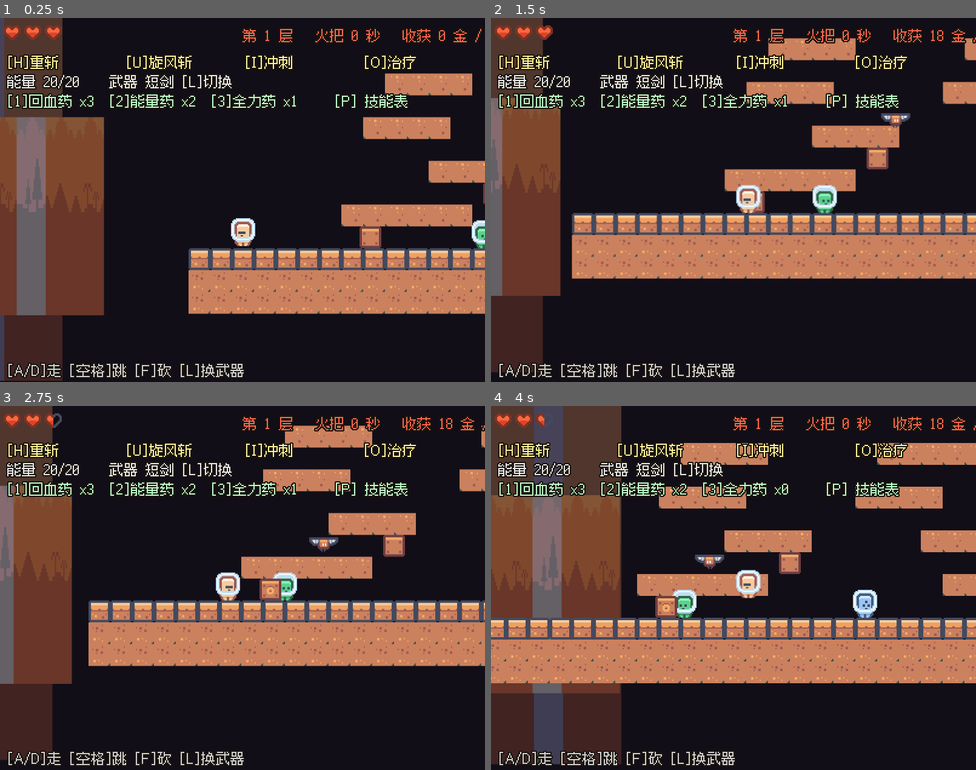
Above: before the commit, frames 1-4 (two rows, left to right).
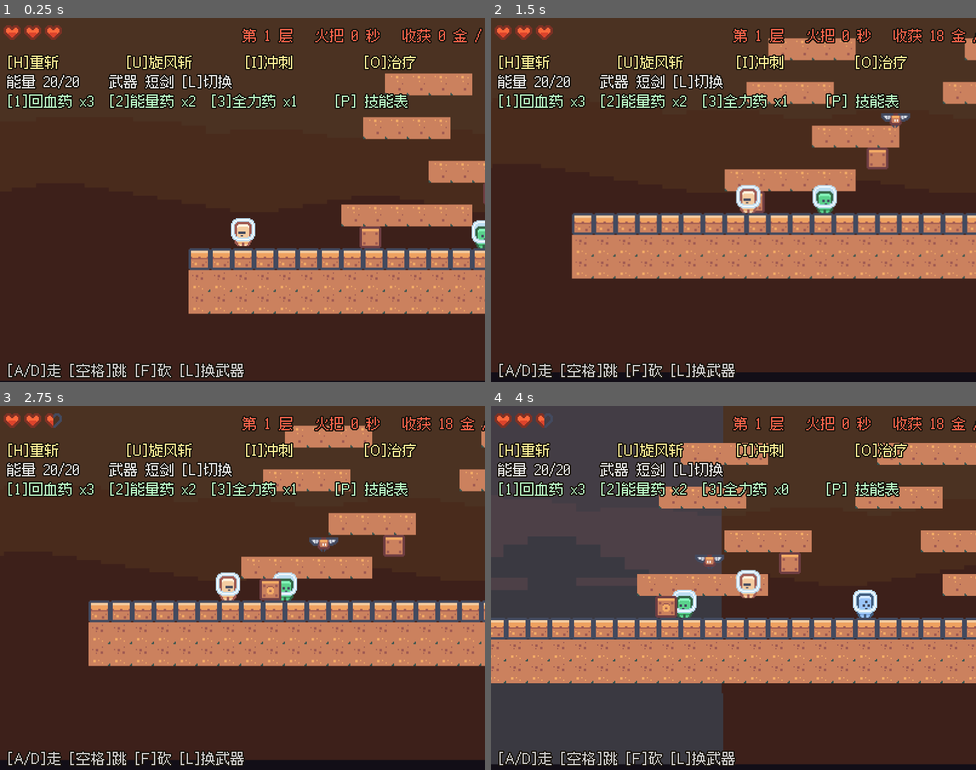
Above: after the commit, the same moments.

Repository: 01821/farm-fight-game
Game: Godot game, scene res://Scenes/Mine/mine_level.tscn
Two runs of this game, one before a commit and one after it. Both use one fixed random seed, a clock stepped at 60 frames per second and the inputs below. This scene is started directly instead of the project's main scene. Sound files missing from this copy of the repository are replaced by a short silence.
Inputs (mouse positions are in pixels of both pictures, inside the frame that each line leads up to):
- Up to frame 1 (0.25 s): no input
- Up to frame 2 (1.5 s): move the mouse to (840, 181) at 0.52 s; hold Q (cycle_item) 0.53-1.28 s; hold D (right) from 0.53 s (still down); click (840, 181) at 0.67 s; tap Space (jump) at 0.77 s; move the mouse to (636, 218) at 1.27 s; tap 1 (item_1) at 1.35 s
- Up to frame 3 (2.75 s): tap Space (jump) at 1.52 s; move the mouse to (291, 507) at 2.02 s; release D (right) at 2.03 s; hold A (left) from 2.03 s (still down); tap 2 (item_2) at 2.1 s
- Up to frame 4 (4 s): move the mouse to (709, 660) at 2.77 s; release A (left) at 2.78 s; hold D (right) from 2.78 s (still down); tap 3 (item_3) at 2.85 s; click (709, 660) at 2.92 s; tap Space (jump) at 3.02, 3.77 s; move the mouse to (879, 642) at 3.52 s; hold 4 (seed_4) from 3.53 s (still down)

The runs differ from the first frame. In frame 1, 72% of the frame differs, in the area x 0-100%, y 0-100%; in frame 2, 65%; in frame 3, 66%; in frame 4, 62%.

Commit message:
fix(mine): 挥砍特效改细月牙 / 闪白别过曝 / Boss 血条让开药瓶行 / 背景铺满

Diff:
--- a/Scenes/Mine/mine_hud.tscn
+++ b/Scenes/Mine/mine_hud.tscn
@@ -114,32 +114,34 @@
 theme_override_font_sizes/font_size = 12
 
 ; Boss 血条：只有 Boss 醒了才显示。名字在上，条在下。
+; ⚠️ Boss 血条原来在 y 68-86，**正好压在药瓶那行（y≈63-78）上** ——
+;    「采掘机械 11/24」和「[2]能量药 ×2」叠在一起。整个往下挪到药瓶行下面。
 [node name="BossLabel" type="Label" parent="."]
-visible = false
-offset_left = 60.0
-offset_top = 68.0
-offset_right = 340.0
-offset_bottom = 86.0
-theme_override_colors/font_color = Color(1, 0.85, 0.7, 1)
-theme_override_colors/font_outline_color = Color(0.1, 0.08, 0.05, 1)
-theme_override_constants/outline_size = 4
-theme_override_font_sizes/font_size = 12
-horizontal_alignment = 1
-
-[node name="BossBackdrop" type="ColorRect" parent="."]
 visible = false
 offset_left = 60.0
 offset_top = 88.0
 offset_right = 340.0
-offset_bottom = 102.0
+offset_bottom = 106.0
+theme_override_colors/font_color = Color(1, 0.85, 0.7, 1)
+theme_override_colors/font_outline_color = Color(0.1, 0.08, 0.05, 1)
+theme_override_constants/outline_size = 4
+theme_override_font_sizes/font_size = 12
+horizontal_alignment = 1
+
+[node name="BossBackdrop" type="ColorRect" parent="."]
+visible = false
+offset_left = 60.0
+offset_top = 108.0
+offset_right = 340.0
+offset_bottom = 122.0
 color = Color(0.1, 0.06, 0.06, 0.85)
 
 [node name="BossFill" type="ColorRect" parent="."]
 visible = false
 offset_left = 62.0
-offset_top = 90.0
+offset_top = 110.0
 offset_right = 338.0
-offset_bottom = 100.0
+offset_bottom = 120.0
 color = Color(0.85, 0.25, 0.2, 1)
 
 ; 受击边框：四条 14px 的边条围成一圈。
--- a/Scenes/Mine/mine_level.tscn
+++ b/Scenes/Mine/mine_level.tscn
@@ -71,26 +71,40 @@
 
 [node name="FarLayer" type="ParallaxLayer" parent="Parallax"]
 motion_scale = Vector2(0.1, 0.25)
-motion_mirroring = Vector2(72, 0)
+motion_mirroring = Vector2(432, 0)
 
+; ⚠️ 背景这块踩了四轮，结论写在这儿：
+;    ① `motion_mirroring` 的周期**不是屏幕空间**的。这一层 motion_scale.x = 0.1，
+;       写 72 时屏幕上只看得见一块、右边全黑（周期被放大到远远超过屏幕宽）。
+;       我按"周期 ÷ motion_scale"折算成 2.4 / 7.68 去试，也不对 ——
+;       还是只出现几条独立的带子。**这个属性怎么算我到现在也没搞明白**，
+;       所以最后**不依赖它了**。
+;    ② 改"把图拉宽硬盖住屏幕"之后盖是盖住了，但出现了大色块拼贴。
+;       根因**不是几何、是颜色**：Far 是紫调 (0.32,0.27,0.36)、
+;       Near 是暖调 (0.52,0.42,0.44)，两层叠在一起时各自的矩形边界因为颜色不同才显形。
+;    ③ 最终做法：**两层调成同一个色**，再把图放大到绝对盖满（72 × 20 = 1440px
+;       远大于屏幕 400px + 视差偏移），边界就落在屏幕外了。
+;       视差本身照样在 —— 两层竖向比例不同（4.2 vs 3.4），
+;       后层的山尖会从前层的山影后面露出来，这就是深度。
 [node name="Far" type="Sprite2D" parent="Parallax/FarLayer"]
-modulate = Color(0.32, 0.27, 0.36, 1)
+modulate = Color(0.3, 0.25, 0.28, 1)
 position = Vector2(0, 150)
-scale = Vector2(1, 4.2)
+scale = Vector2(20, 4.2)
 texture = ExtResource("14_bg")
 region_enabled = true
 region_rect = Rect2(72, 0, 72, 72)
 
 [node name="NearLayer" type="ParallaxLayer" parent="Parallax"]
 motion_scale = Vector2(0.32, 0.55)
-motion_mirroring = Vector2(72, 0)
+motion_mirroring = Vector2(432, 0)
 
 [node name="Near" type="Sprite2D" parent="Parallax/NearLayer"]
-modulate = Color(0.52, 0.42, 0.44, 1)
+modulate = Color(0.3, 0.25, 0.28, 1)
 position = Vector2(0, 168)
-scale = Vector2(1, 3.4)
+scale = Vector2(20, 3.4)
 texture = ExtResource("14_bg")
 region_enabled = true
+region_rect = Rect2(96, 0, 72, 72)
 region_rect = Rect2(72, 24, 72, 48)
 
 [node name="Terrain" type="TileMapLayer" parent="."]
--- a/Scenes/Mine/mine_player.tscn
+++ b/Scenes/Mine/mine_player.tscn
@@ -37,12 +37,16 @@
 [node name="CollisionShape2D" type="CollisionShape2D" parent="AttackBox"]
 shape = SubResource("RectangleShape2D_atk")
 
+; 挥砍特效：一道细月牙。
+; ⚠️ 原来这里是 24×38 的**大月牙、纯白 0.8 不透明** —— 对 24×24 的角色来说
+;    等于整个人被裹进一团白雾里，看不出是在挥剑（robot 拍的胶片里一眼就能看见）。
+;    改小、改细、降透明度，让它像"一道光扫过去"而不是"一堆白色"。
 [node name="Slash" type="Polygon2D" parent="."]
 visible = false
 z_index = 1
-position = Vector2(10, -12)
-color = Color(1, 1, 1, 0.8)
-polygon = PackedVector2Array(0, -16, 7, -11, 11, -4, 12, 4, 11, 12, 7, 18, 0, 22, -2, 13, -4, 6, -5, 0, -4, -6, -2, -13)
+position = Vector2(9, -11)
+color = Color(1, 1, 0.9, 0.55)
+polygon = PackedVector2Array(1, -13, 6, -6, 9, 0, 8, 7, 4, 12, 2, 11, 5, 5, 6, 0, 3, -6)
 
 [node name="Camera2D" type="Camera2D" parent="."]
 position = Vector2(0, -10)
--- a/Scripts/Mine/mine_enemy.gd
+++ b/Scripts/Mine/mine_enemy.gd
@@ -205,11 +205,17 @@
 		if p.take_damage(_damage, global_position):
 			_contact_cd = CONTACT_COOLDOWN
 
+## ⚠️ 闪白**不能过曝**。角色图集里每个角色都是一整块圆角方块（不是抠出来的小人），
+##    所以 modulate 一调到 3 倍，整块就炸成白团 —— 玩家和怪贴在一起时
+##    两个白团叠着，根本分不清谁是谁（胶片里看得很清楚）。
+##    1.6 倍足够让"挨了一下"看得出来，又不至于把图案本身糊掉。
+const FLASH_TINT: Color = Color(1.6, 1.6, 1.6)
+
 func _update_flash(delta: float) -> void:
 	if _flash <= 0.0:
 		return
 	_flash = maxf(0.0, _flash - delta)
-	sprite.modulate = Color(3.0, 3.0, 3.0) if _flash > 0.0 else Color.WHITE
+	sprite.modulate = FLASH_TINT if _flash > 0.0 else Color.WHITE
 
 ## amount = 伤害；from = 攻击者位置（决定往哪边飞，给 Vector2.INF 就不击退）
 ## knock = 击退强度，不同武器/技能给的不一样（巨剑推得比短剑远）
